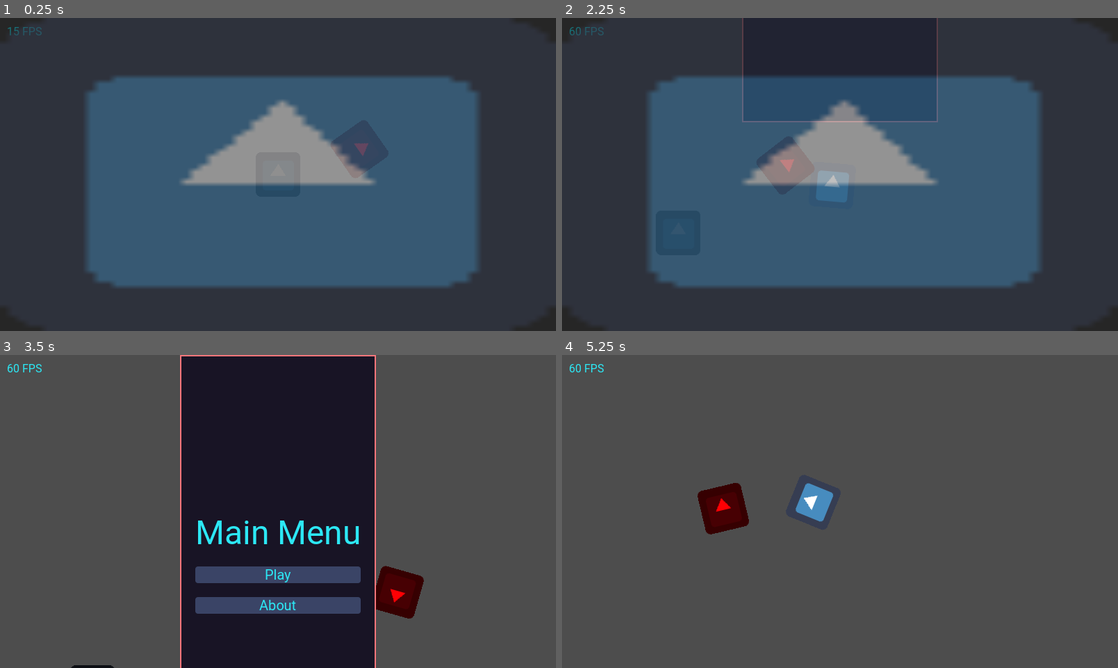
Above: before the commit, frames 1-4 (two rows, left to right).
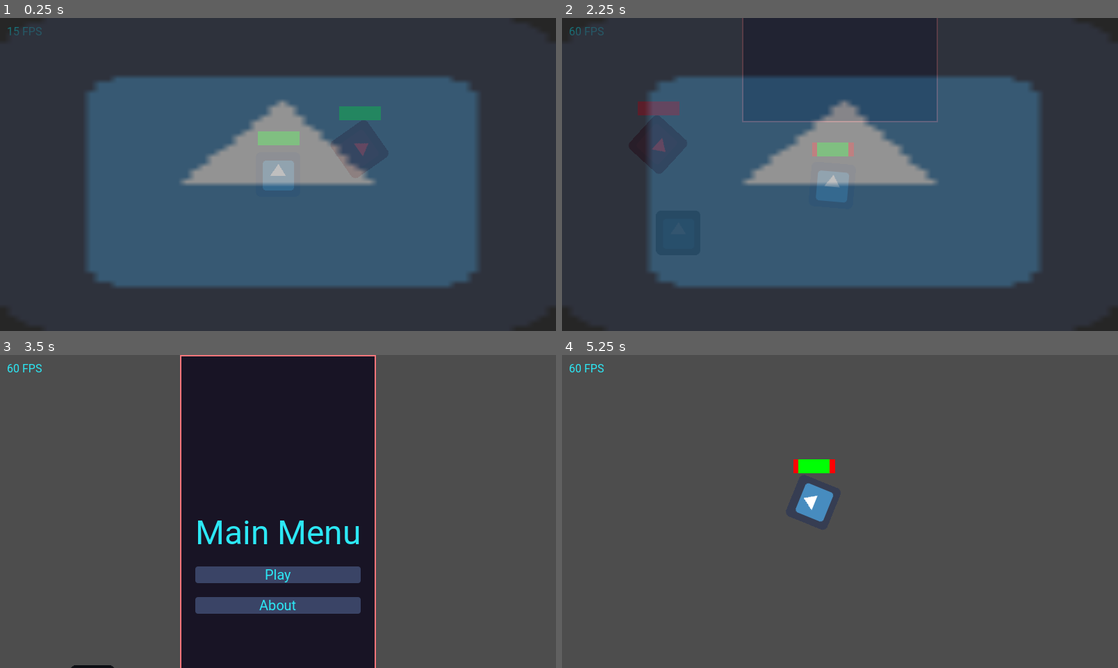
Above: after the commit, the same moments.

Repository: Bloodyaugust/ld-54
Game: Godot game, scene res://scenes/main.tscn
Same seed, same stepped clock (60 frames per second), same inputs: the game is played once before the commit and once after it. The engine's default icon, where the game draws it, is replaced by a stand-in: a white triangle on a blue panel in a dark square.
Inputs (mouse positions are in pixels of both pictures, inside the frame that each line leads up to):
- Up to frame 1 (0.25 s): no input
- Up to frame 2 (2.25 s): tap Enter at 0.5, 2 s; move the mouse to (962, 158) at 0.52 s; hold Right (ui_right) 0.53-1.25 s; click (962, 158) at 0.67 s; tap Space at 1.25 s; drag from (728, 190) to (834, 224) at 1.27 s; move the mouse to (895, 105) at 2.02 s; hold Right (ui_right) from 2.03 s (still down)
- Up to frame 3 (3.5 s): release Right (ui_right) at 2.75 s; click "Play" at 2.75 s
- Up to frame 4 (5.25 s): click "Play" at 3.5 s; drag from (812, 574) to (923, 505) at 4.27 s; move the mouse to (1006, 558) at 5.02 s; hold Left (ui_left) from 5.03 s (still down)

The runs differ from the first frame. In frame 1, 1.2% of the frame differs, in the area x 46-69%, y 28-56%; in frame 2, 0.8%; in frame 3, 1.1%; in frame 4, 1.5%, in the area x 24-50%, y 33-58%.

Commit message:
Add a health bar for ships
- Fix running into dead ships giving you health
- Disable area2D collider for ships when they die

Diff:
--- a/actors/Player.tscn
+++ b/actors/Player.tscn
@@ -1,21 +1,26 @@
-[gd_scene load_steps=6 format=3 uid="uid://vqyckwxhkax0"]
+[gd_scene load_steps=7 format=3 uid="uid://vqyckwxhkax0"]
 
 [ext_resource type="Script" path="res://scripts/controllers/PlayerController.gd" id="1_hg873"]
 [ext_resource type="PackedScene" uid="uid://couplwfrtf7s6" path="res://actors/Ship.tscn" id="2_nnnpa"]
 [ext_resource type="Resource" uid="uid://cifgmmymjs6xl" path="res://data/modules/basic_engine.tres" id="3_k3r4s"]
 [ext_resource type="Theme" uid="uid://co811ue55i33m" path="res://resources/base_theme.tres" id="4_pcx4e"]
+[ext_resource type="Resource" uid="uid://b6vtta7b4mqig" path="res://data/modules/basic_armor.tres" id="4_vajus"]
 
 [sub_resource type="Curve" id="Curve_owvtl"]
 _data = [Vector2(0, 0), 0.0, 1.4, 0, 0, Vector2(1, 1), 0.0, 0.0, 0, 0]
 point_count = 2
 
 [node name="Player" type="Node2D"]
+z_index = 1
 script = ExtResource("1_hg873")
 camera_look_distance_curve = SubResource("Curve_owvtl")
 
 [node name="Ship" parent="." groups=["player"] instance=ExtResource("2_nnnpa")]
 unique_name_in_owner = true
-starting_modules = Array[Resource("res://data/module.gd")]([ExtResource("3_k3r4s")])
+starting_modules = Array[Resource("res://data/module.gd")]([ExtResource("3_k3r4s"), ExtResource("4_vajus")])
+
+[node name="Area2D" parent="Ship" index="1"]
+collision_mask = 2
 
 [node name="PID" type="Label" parent="Ship"]
 unique_name_in_owner = true
@@ -28,3 +33,5 @@
 text = "PID"
 horizontal_alignment = 1
 vertical_alignment = 1
+
+[editable path="Ship"]
--- a/actors/Ship.gd
+++ b/actors/Ship.gd
@@ -1,8 +1,11 @@
 extends Node2D
 
-const KP : float = 0.65
-const KI : float = 0.35
-const KD : float = 0.20
+signal died
+
+const INTEGRITY_MIN: float = 1.0
+const KP: float = 0.65
+const KI: float = 0.35
+const KD: float = 0.20
 const THRUST_MIN: float = 1.0
 const THRUST_MAX_SPEED_MODIFIER: float = 0.5
 const THRUST_TO_ANGULAR_SCALAR: float = 2.75
@@ -13,9 +16,15 @@
 var move_target: Vector2 = Vector2.ZERO
 var pid_output: float = 0.0
 
+@onready var _area2D: Area2D = %Area2D
+@onready var _health_bar: Control = %HealthBar
+
 var _angular_velocity: float = 0.0
 var _braking: bool = false
+var _destroyed: bool = false
 var _integral: float = 0.0
+var _integrity: float = INTEGRITY_MIN
+var _integrity_max: float = INTEGRITY_MIN
 var _thrust: float
 var _modules: Array[ModuleData] = []
 var _previous_error: float = 0.0
@@ -25,54 +34,76 @@
 func add_module(module: ModuleData) -> void:
   _modules.append(module)
 
+  _integrity_max += module.structural_integrity
+  _integrity += module.structural_integrity
+
   match module.type:
     GameConstants.MODULE_TYPES.ENGINE:
       _thrust += module.thrust
 
+func get_damage() -> float:
+  return _integrity
+
 func set_braking(braking: bool) -> void:
   _braking = braking
 
+func _on_area2D_area_entered(entering_area: Area2D) -> void:
+  var _entering_area_parent: Node2D = entering_area.get_parent()
+
+  _integrity -= clamp(_entering_area_parent.get_damage(), 0.0, INF)
+  _health_bar.set_health(_integrity / _integrity_max)
+
 func _physics_process(delta) -> void:
-  if _braking:
-    var _new_velocity_length: float = max(_velocity.length() - (_thrust * delta), 0.0)
+  if !_destroyed:
+    if _braking:
+      var _new_velocity_length: float = max(_velocity.length() - (_thrust * delta), 0.0)
 
-    _velocity = _velocity.normalized() * _new_velocity_length
+      _velocity = _velocity.normalized() * _new_velocity_length
 
-    if abs(_angular_velocity) <= _thrust * THRUST_TO_ANGULAR_SCALAR * delta:
-      _angular_velocity = 0.0
+      if abs(_angular_velocity) <= _thrust * THRUST_TO_ANGULAR_SCALAR * delta:
+        _angular_velocity = 0.0
+      else:
+        _angular_velocity += (_thrust * THRUST_TO_ANGULAR_SCALAR * delta) * (signf(_angular_velocity) * -1)
     else:
-      _angular_velocity += (_thrust * THRUST_TO_ANGULAR_SCALAR * delta) * (signf(_angular_velocity) * -1)
-  else:
-    _setpoint = global_position.angle_to_point(move_target)
+      _setpoint = global_position.angle_to_point(move_target)
 
-    # Calculate the error
-    var _error: float = wrapf(_setpoint - global_rotation, -PI, PI)
+      # Calculate the error
+      var _error: float = wrapf(_setpoint - global_rotation, -PI, PI)
 
-    # Proportional term
-    var _p: float = KP * _error
+      # Proportional term
+      var _p: float = KP * _error
 
-    # Integral term
-    _integral += _error * delta
-    var _i: float = KI * _integral
+      # Integral term
+      _integral += _error * delta
+      var _i: float = KI * _integral
 
-    # Derivative term
-    var _d: float = KD * (_error - _previous_error) / delta
+      # Derivative term
+      var _d: float = KD * (_error - _previous_error) / delta
 
-    # Control output
-    pid_output = clamp(_p + _i + _d, -1.0, 1.0)
-    _angular_velocity += (_thrust * THRUST_TO_ANGULAR_SCALAR) * pid_output * delta
-    _previous_error = _error
+      # Control output
+      pid_output = clamp(_p + _i + _d, -1.0, 1.0)
+      _angular_velocity += (_thrust * THRUST_TO_ANGULAR_SCALAR) * pid_output * delta
+      _previous_error = _error
 
-    var _velocity_this_frame: float = delta * _thrust
-    _velocity += Vector2(_velocity_this_frame * cos(global_rotation), _velocity_this_frame * sin(global_rotation))
+      var _velocity_this_frame: float = delta * _thrust
+      _velocity += Vector2(_velocity_this_frame * cos(global_rotation), _velocity_this_frame * sin(global_rotation))
 
-    var _new_velocity_length: float = min(_velocity.length(), _thrust * THRUST_MAX_SPEED_MODIFIER)
-    _velocity = _velocity.normalized() * _new_velocity_length
+      var _new_velocity_length: float = min(_velocity.length(), _thrust * THRUST_MAX_SPEED_MODIFIER)
+      _velocity = _velocity.normalized() * _new_velocity_length
 
   global_rotation += _angular_velocity * delta
   global_translate(_velocity)
 
+func _process(delta) -> void:
+  if _integrity <= 0.0 && !_destroyed:
+    _destroyed = true
+    _area2D.monitorable = false
+    _area2D.monitoring = false
+    died.emit()
+
 func _ready() -> void:
+  _area2D.area_entered.connect(_on_area2D_area_entered)
+
   _thrust = THRUST_MIN
 
   for _module in starting_modules:
--- a/actors/Ship.tscn
+++ b/actors/Ship.tscn
@@ -1,8 +1,9 @@
-[gd_scene load_steps=5 format=3 uid="uid://couplwfrtf7s6"]
+[gd_scene load_steps=6 format=3 uid="uid://couplwfrtf7s6"]
 
 [ext_resource type="Texture2D" uid="uid://4typrc2p2rra" path="res://icon.png" id="1_q377v"]
 [ext_resource type="Script" path="res://actors/Ship.gd" id="1_ut5b0"]
 [ext_resource type="Resource" uid="uid://cifgmmymjs6xl" path="res://data/modules/basic_engine.tres" id="2_lvbo3"]
+[ext_resource type="PackedScene" uid="uid://nwpwwjiyglqf" path="res://doodads/HealthBar.tscn" id="4_kuxp5"]
 
 [sub_resource type="CircleShape2D" id="CircleShape2D_15lqi"]
 radius = 29.0
@@ -15,6 +16,10 @@
 texture = ExtResource("1_q377v")
 
 [node name="Area2D" type="Area2D" parent="."]
+unique_name_in_owner = true
 
 [node name="CollisionShape2D" type="CollisionShape2D" parent="Area2D"]
 shape = SubResource("CircleShape2D_15lqi")
+
+[node name="HealthBar" parent="." instance=ExtResource("4_kuxp5")]
+unique_name_in_owner = true
--- a/actors/enemies/BasicKamikaze.tscn
+++ b/actors/enemies/BasicKamikaze.tscn
@@ -8,5 +8,12 @@
 
 [node name="Ship" parent="." instance=ExtResource("1_lv23b")]
 unique_name_in_owner = true
-modulate = Color(1, 0, 0.0156863, 1)
 position = Vector2(96, -40)
+
+[node name="Sprite2D" parent="Ship" index="0"]
+modulate = Color(1, 0.0117647, 0.027451, 1)
+
+[node name="Area2D" parent="Ship" index="1"]
+collision_layer = 2
+
+[editable path="Ship"]
--- a/constants/GameConstants.gd
+++ b/constants/GameConstants.gd
@@ -7,4 +7,5 @@
 enum MODULE_TYPES {
   ENGINE,
   WEAPON,
+  MISC,
 }
--- a/data/module.gd
+++ b/data/module.gd
@@ -1,6 +1,7 @@
 extends Resource
 class_name ModuleData
 
+@export var structural_integrity: float
 @export var thrust: float
 @export var type: GameConstants.MODULE_TYPES
 @export var weight: float
--- /dev/null
+++ b/data/modules/basic_armor.tres
@@ -0,0 +1,10 @@
+[gd_resource type="Resource" script_class="ModuleData" load_steps=2 format=3 uid="uid://b6vtta7b4mqig"]
+
+[ext_resource type="Script" path="res://data/module.gd" id="1_67lu2"]
+
+[resource]
+script = ExtResource("1_67lu2")
+structural_integrity = 10.0
+thrust = 0.0
+type = 1
+weight = 0.0
--- a/data/modules/basic_cannon.tres
+++ b/data/modules/basic_cannon.tres
@@ -4,5 +4,7 @@
 
 [resource]
 script = ExtResource("1_unh2b")
+structural_integrity = 1.0
+thrust = 0.0
 type = 1
 weight = 10.0
--- a/data/modules/basic_engine.tres
+++ b/data/modules/basic_engine.tres
@@ -4,6 +4,7 @@
 
 [resource]
 script = ExtResource("1_ljfn7")
+structural_integrity = 1.0
 thrust = 5.0
 type = 0
 weight = 10.0
--- /dev/null
+++ b/doodads/HealthBar.gd
@@ -0,0 +1,19 @@
+extends Control
+
+@onready var _parent: Node2D = get_parent()
+@onready var _health_bar_green: ColorRect = %HealthBarGreen
+@onready var _starting_offset_from_parent: Vector2 = global_position - _parent.global_position
+
+var _health_scale: float = 1.0
+var _starting_bar_width: float
+
+func set_health(health_scale: float) -> void:
+  _health_scale = health_scale
+  _health_bar_green.custom_minimum_size = Vector2(_starting_bar_width * _health_scale, _health_bar_green.custom_minimum_size.y)
+
+func _process(delta) -> void:
+  rotation = -_parent.global_rotation
+  global_position = _parent.global_position + _starting_offset_from_parent
+
+func _ready() -> void:
+  _starting_bar_width = _health_bar_green.custom_minimum_size.x
--- /dev/null
+++ b/doodads/HealthBar.tscn
@@ -0,0 +1,21 @@
+[gd_scene load_steps=2 format=3 uid="uid://nwpwwjiyglqf"]
+
+[ext_resource type="Script" path="res://doodads/HealthBar.gd" id="1_dcomp"]
+
+[node name="HealthBar" type="CenterContainer"]
+offset_left = -29.0
+offset_top = -62.0
+offset_right = 31.0
+offset_bottom = -42.0
+script = ExtResource("1_dcomp")
+
+[node name="HealthBarRed" type="ColorRect" parent="."]
+custom_minimum_size = Vector2(60, 20)
+layout_mode = 2
+color = Color(1, 0, 0.0156863, 1)
+
+[node name="HealthBarGreen" type="ColorRect" parent="."]
+unique_name_in_owner = true
+custom_minimum_size = Vector2(60, 20)
+layout_mode = 2
+color = Color(0, 1, 0.0156863, 1)
